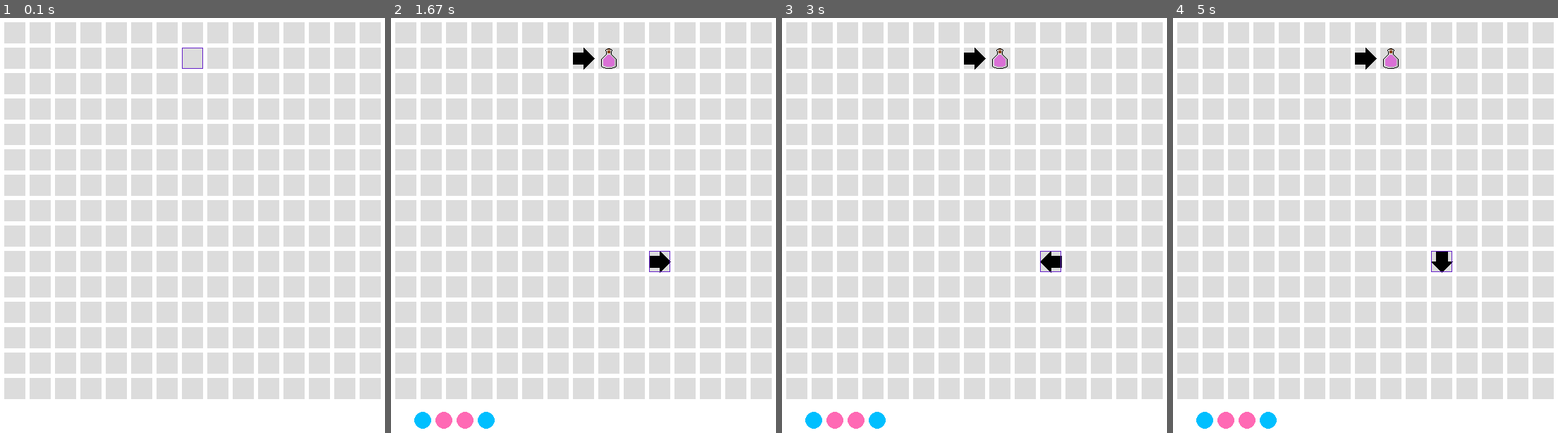
Above: before the commit, frames 1-4 (left to right).
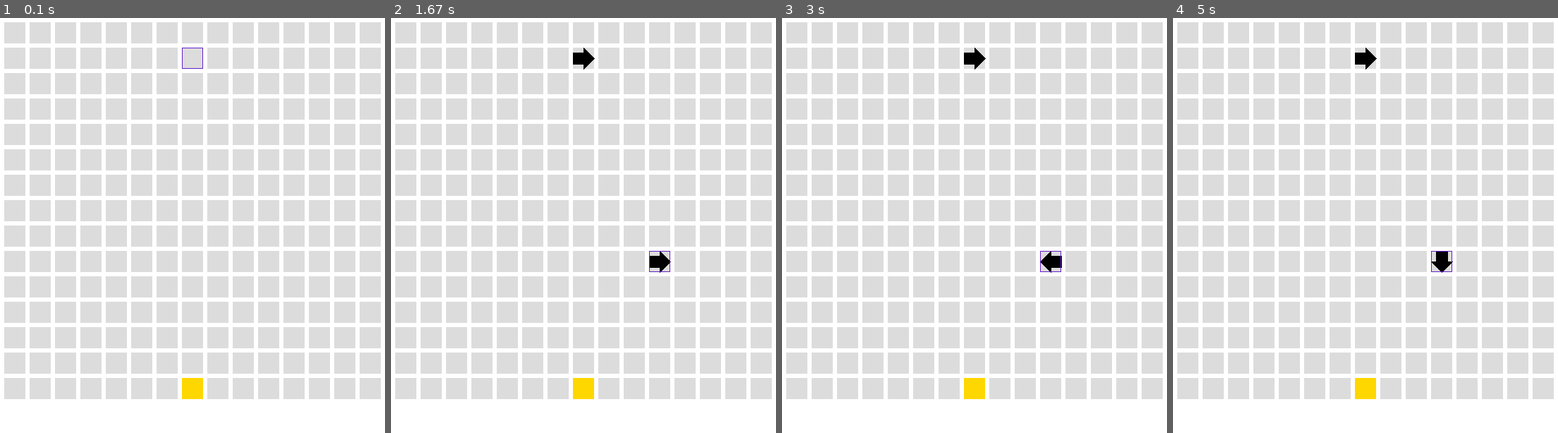
Above: after the commit, the same moments.

Repository: xyzAndReM/CTC
Game: pygame game, started from main.py
The game is run twice, just before and just after one commit, with the same random seed, the same clock (stepped at 60 frames per second) and the same inputs.
Inputs (mouse positions are in pixels of both pictures, inside the frame that each line leads up to):
- Up to frame 1 (0.1 s): no input
- Up to frame 2 (1.67 s): hold Q 0.33-0.8 s; hold Right 0.33-0.8 s; click (652, 250) at 0.88 s; hold Right 1.17-1.63 s; move the mouse to (outside the picture) at 1.2 s
- Up to frame 3 (3 s): hold Up 1.67-1.97 s; hold Right 2-2.47 s; hold Left from 2.5 s (still down)
- Up to frame 4 (5 s): release Left at 3.03 s; hold Down 3.07-3.37 s; hold Left 3.4-3.8 s; hold Up 3.83-4.2 s; hold Right 4.23-4.87 s; hold Down from 4.9 s (still down)

The runs differ from the first frame. In frame 1, 0.3% of the frame differs, in the area x 47-53%, y 86-92%; in frame 2, 0.9%, in the area x 6-59%, y 7-99%; in frame 3, 0.9%; in frame 4, 0.9%.

Commit message:
Fazer ponte

Diff:
--- a/bot.py
+++ b/bot.py
@@ -19,7 +19,9 @@
 		self.y = 21
 		self.counter = 18;
 		self.sequence = sequence;
-		self.output = output;
+		self.target_output = output;
+		self.current_output = 0;
+		self.destroy = False;
 	def get_coords(self):
 		return (self.x,self.y)
 	def move(self):
@@ -35,6 +37,8 @@
 	def get_speed(self):
 		spd = (self.xspeed,self.yspeed)
 		return spd
+	def validate(self):
+		return (self.target_output == self.current_output);
 	def draw(self,screen):
 		spacing = 15;
 		x = self.x - 15;
--- a/gridmap.py
+++ b/gridmap.py
@@ -24,16 +24,21 @@
 		self.xspeed = 0
 		self.yspeed = 0
 		self.aresta = aresta
-	def selected(self):
-		if(self.color == (220,220,220)):
-			self.color = (60,120,30);
-		elif(self.color == (60,120,30)):
-			self.color = (220,220,220);
+		self.output = 0;
 	def draw(self,screen,column,row):
 		pygame.draw.rect(screen, self.color, ( (MARGIN + self.aresta) * column + MARGIN, (MARGIN +  self.aresta) * row + MARGIN, self.aresta, self.aresta))
 	def get_speed(self,dado):
 		return (self.xspeed,self.yspeed);
-
+class grid_success(grid_square):
+	def __init__(self, aresta):
+		self.color = (255,215,0)
+		self.xspeed = 0
+		self.yspeed = 0
+		self.aresta = aresta
+		self.output = 1;
+	def get_speed(self,bot):
+		bot.current_output = 1;
+		return (self.xspeed,self.yspeed);
 class grid_arrow_right(grid_square):
 	def __init__(self, aresta):
 		self.color = (220,220,220)
@@ -219,6 +224,7 @@
 			for column in range(n):
 				x = grid_square(aresta)
 				self.grid[row].append(x)
+		self.grid[7][14] = grid_success(aresta)
 	def change_selection(self,x,y):
 		self.x = x;
 		self.y = y;
--- a/levels.py
+++ b/levels.py
@@ -12,20 +12,47 @@
 
 
 class level():
-	def __init__(self,bots,text):
-		self.bots = bots
+	def __init__(self,sequences,outputs,text,n_robots):
+		self.sequences = sequences
+		self.outputs = outputs
 		self.text = text
+		self.counter = 0;
+		self.rob = None;
+		self.n_robots = n_robots
 	def set_text(self,text):
 		self.text = text;
-	def set_bots(self,bots):
-		self.bots = bots;
+	def set_sequences(self,sequences):
+		self.sequences = sequences;
 	def set_outputs(self,outputs):
 		self.outputs = outputs;
+	def get_bot(self):
+		return self.rob;
+	def get_text(self):
+		return text;
+	def reset(self):
+		self.counter = 0;
+	def create_bot(self):
+		self.counter +=1;
+		if(self.counter < self.n_robots):
+			n = self.counter;
+			sequence = list(self.sequences[n])
+			output = self.outputs[n]
+			self.rob = bot.robot(sequence,output);
+			print(self.rob)
+			return self.rob
+		else:
+			return None;
+	def update_bot(self,grid,screen):
+		self.rob.draw(screen)
+		self.rob.move()
+		self.rob.change_speed(grid)
+
 class game_levels():
 	def __init__(self):
 		self.stages = [];
+		self.build_levels()
 	'''STAGE NUMBER 1:'''
-	def get_levels(self):
+	def build_levels(self):
 		files = os.listdir("stages/")
 		sequences = [];
 		print(files)
@@ -39,10 +66,10 @@
 				for i in range(n_robots):
 					sequences.append( list(map(int, text[2+i].split())) )
 				outputs = list(map(int,text[2+n_robots].split()))
-
-				bots = bots_creation(n_robots,sequences,outputs);
-				fase = level(bots,missao);
+				fase = level(sequences,outputs,missao,n_robots);
 				self.stages.append(fase);
+	def get_levels(self):
+		return self.stages;
 
 def bots_creation(n_robots,sequences,outputs):
 	robots = [];
--- a/main.py
+++ b/main.py
@@ -11,6 +11,7 @@
 import pygame
 import gridmap
 import bot
+import levels
 
 
 
@@ -52,11 +53,13 @@
 
 class Game():
     def __init__(self):
-    	self.GRID_MAP = gridmap.grid_map(ARESTA,NSQUARES)
-    	self.robot_is_on = False;
-    	self.builder = "arrow"
-    	self.builderSelector = {KEY1:"simple",KEY2:"arrow",KEY3:"selector",KEY4:"writer"}
-    	self.builderTable = {"simple":gridmap.simple_builder(), "arrow":gridmap.arrow_builder(),"selector":gridmap.selector_builder(),"writer":gridmap.writer_builder()};
+        self.GRID_MAP = gridmap.grid_map(ARESTA,NSQUARES)
+        self.robot_is_on = False;
+        self.current_level = 0;
+        self.builder = "arrow"
+        self.builderSelector = {KEY1:"simple",KEY2:"arrow",KEY3:"selector",KEY4:"writer"}
+        self.builderTable = {"simple":gridmap.simple_builder(), "arrow":gridmap.arrow_builder(),"selector":gridmap.selector_builder(),"writer":gridmap.writer_builder()};
+        self.stages = levels.game_levels().get_levels()
     def start_robot(self,sequence,output):
     	self.rob = bot.robot(sequence,output);
     	self.robot_is_on = True;
@@ -64,6 +67,8 @@
         clock = pygame.time.Clock()
         last_clicked_grid_X = 7;
         last_clicked_grid_Y = 1;
+        LEVEL = self.stages[0];
+        rob = None;
         while True:
             delta_t = clock.tick( FRAME_RATE )
 
@@ -85,7 +90,7 @@
                     	self.GRID_MAP.grid[last_clicked_grid_X][last_clicked_grid_Y] = grid_maker.makegrid(event.key)
                     elif event.key == Q_KEY:
                     	T = 0;
-                    	self.start_robot([0,1,1,0],1);
+                    	rob = LEVEL.create_bot()
                     elif (event.key in BUILDER_CONTROLLER):
                     	self.builder = self.builderSelector[event.key]
                     elif (event.key in MOVEMENT_CONTROLLER):
@@ -97,15 +102,20 @@
             screen.fill( (255, 255, 255) ) # black background
             self.GRID_MAP.drawmap(screen);
 
-            if(self.robot_is_on):
-            	self.rob.draw(screen)
-            	(X,Y) = self.rob.get_coords()
+            if(rob != None):
+            	rob.draw(screen)
+            	(X,Y) = rob.get_coords()
             	x = X// (ARESTA + MARGIN)
             	y = Y// (ARESTA + MARGIN)
             	actual_grid = self.GRID_MAP.grid[x][y];
-            	self.rob.move()
-            	self.rob.change_speed(actual_grid)
-
+            	rob.move()
+            	rob.change_speed(actual_grid)
+            if(rob != None and rob.get_speed() == (0,0) ):
+                    if(rob.validate()):
+                        rob = LEVEL.create_bot()
+                    else:
+                        rob = None;
+                        LEVEL.reset();
             pygame.display.update()
             # or pygame.display.flip()
 
